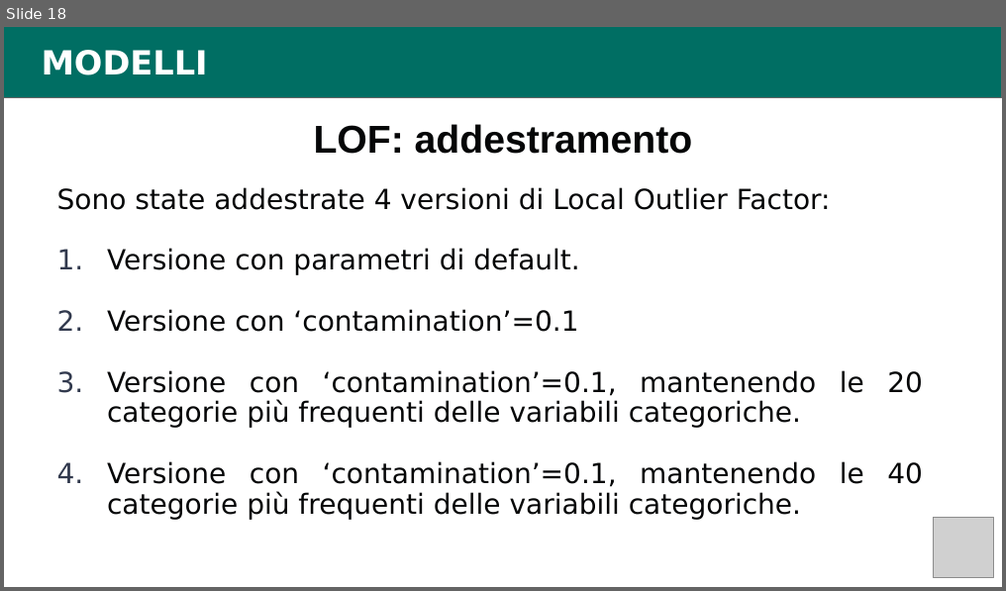
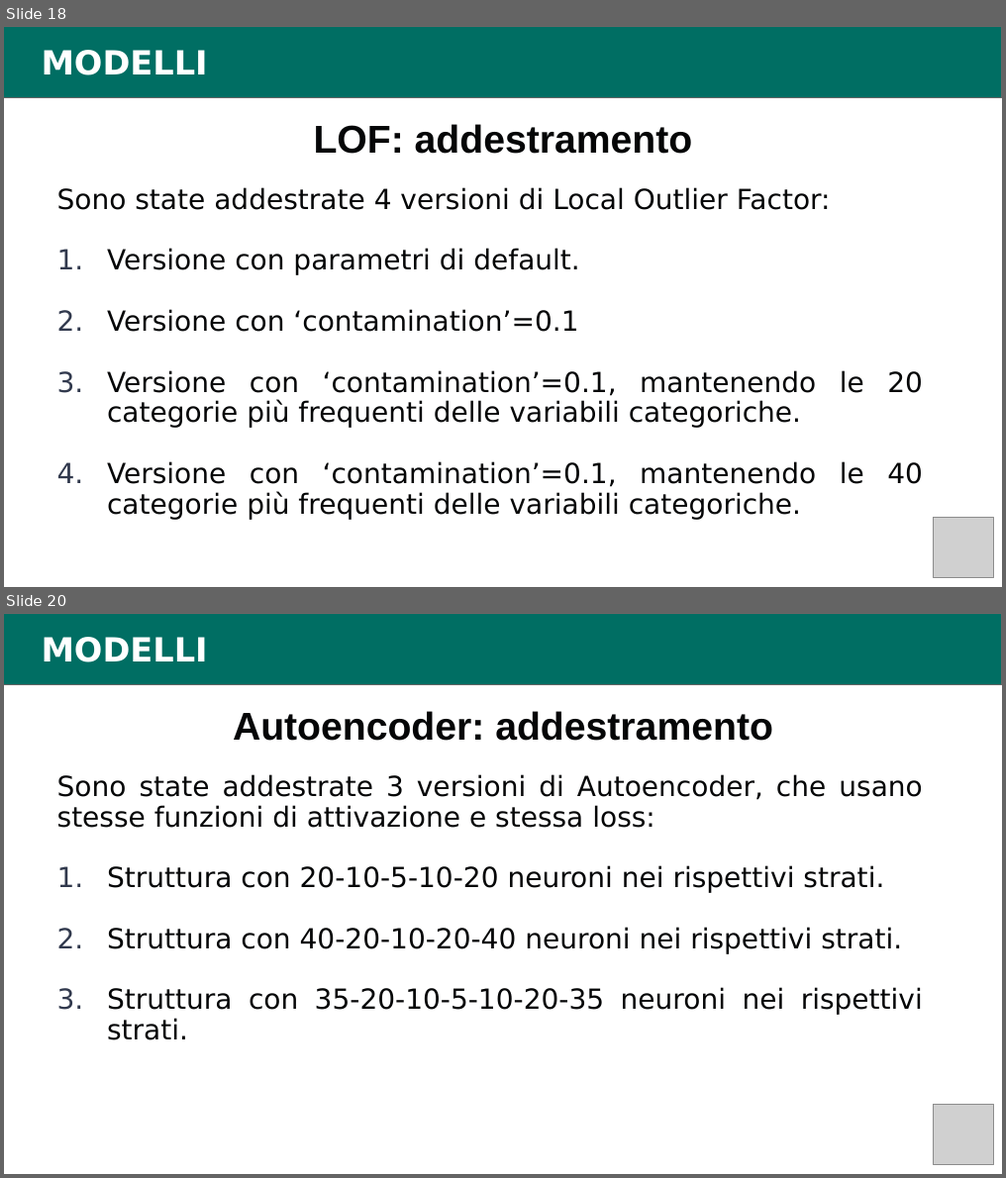
Before and after one commit to tommasomartinelli/Anomaly-Detection-ISCXTor2016, a slide deck: Doc/Presentazione_Intelligent_and_Secure_Network_Martinelli_Tommaso.pptx. Shown one above the other, each under a label of ours: slide 18 before the commit, slides 18 and 20 after it; the slides between them are not shown. The pictures are 1006x591 and 1006x1178 pixels, drawn with LibreOffice and Linux fonts; fonts in the diff are those of the drawing; grey boxes stand for pictures. Boxes give left, top, right and bottom in pixels: in the first picture for what was removed or moved away, otherwise in the second. Text is boxed around its words. In the diff, an @@ line names an element or a change of style, - is before the commit and + after.

```diff
--- a/Doc/Presentazione_Intelligent_and_Secure_Network_Martinelli_Tommaso.pptx
+++ b/Doc/Presentazione_Intelligent_and_Secure_Network_Martinelli_Tommaso.pptx
@@ slide 20 added at bbox=[4, 613, 1002, 1174], background #FFFFFF @@
@@ rectangle added at bbox=[4, 613, 1002, 685], fill #006E63, outline #666666 0.75 pt @@
@@ text added at bbox=[42, 637, 208, 663], 24 pt, text #FFFFFF, bold @@
+MODELLI
@@ text added at bbox=[233, 711, 773, 741], 28 pt, text #050607, bold @@
+Autoencoder: addestramento
@@ text added at bbox=[57, 774, 923, 1041], 20 pt, text #050607 @@
+Sono state addestrate 3 versioni di Autoencoder, che usano stesse funzioni di attivazione e stessa loss:
+1. Struttura con 20-10-5-10-20 neuroni nei rispettivi strati.
+2. Struttura con 40-20-10-20-40 neuroni nei rispettivi strati.
+3. Struttura con 35-20-10-5-10-20-35 neuroni nei rispettivi strati.
@@ picture added at bbox=[933, 1105, 994, 1165] @@
```
Also in this commit, not shown: 2 slides changed, 5 other slides added.
